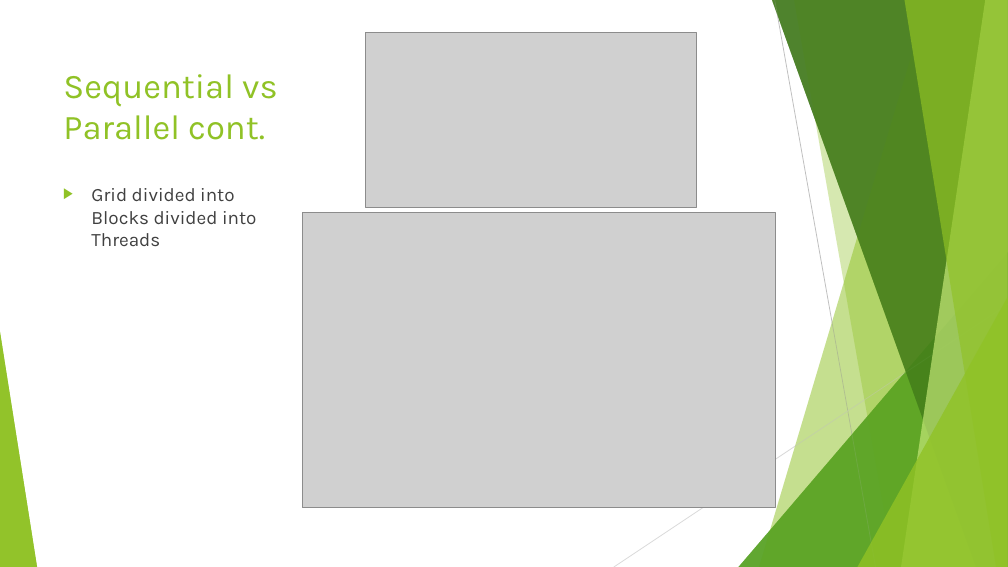
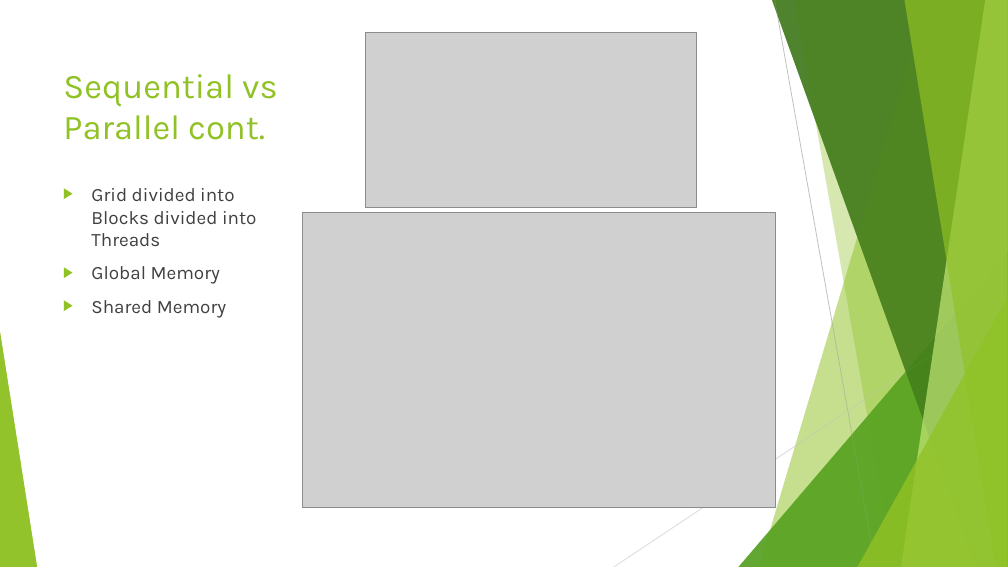
Before and after one commit to ShadyBoukhary/GPU-research-FFT-OpenACC-CUDA, a slide deck: slide 11 of NTASC 2018 Presentation/Presentation FFT.pptx. Drawn at 1008x567 pixels with LibreOffice and Linux fonts; fonts in the diff are those of the drawing; grey boxes stand for pictures. Boxes give left, top, right and bottom in pixels: in the first picture for what was removed or moved away, otherwise in the second. Text is boxed around its words. In the diff, an @@ line names an element or a change of style, - is before the commit and + after.

```diff
--- a/NTASC 2018 Presentation/Presentation FFT.pptx
+++ b/NTASC 2018 Presentation/Presentation FFT.pptx
@@ text at box(91, 266, 226, 318): paragraphs added @@
+▶ Global Memory
+▶ Shared Memory
```
Also in this commit, not shown: 7 other slides changed, 6 other files.
